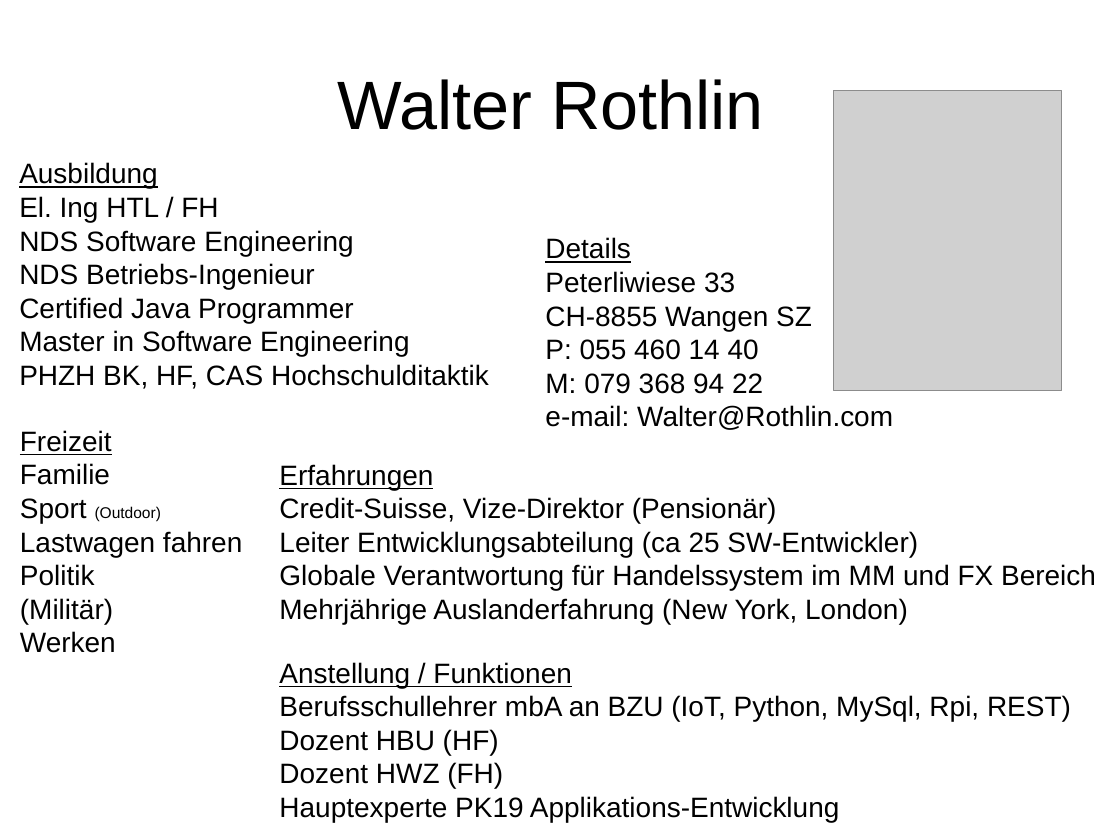
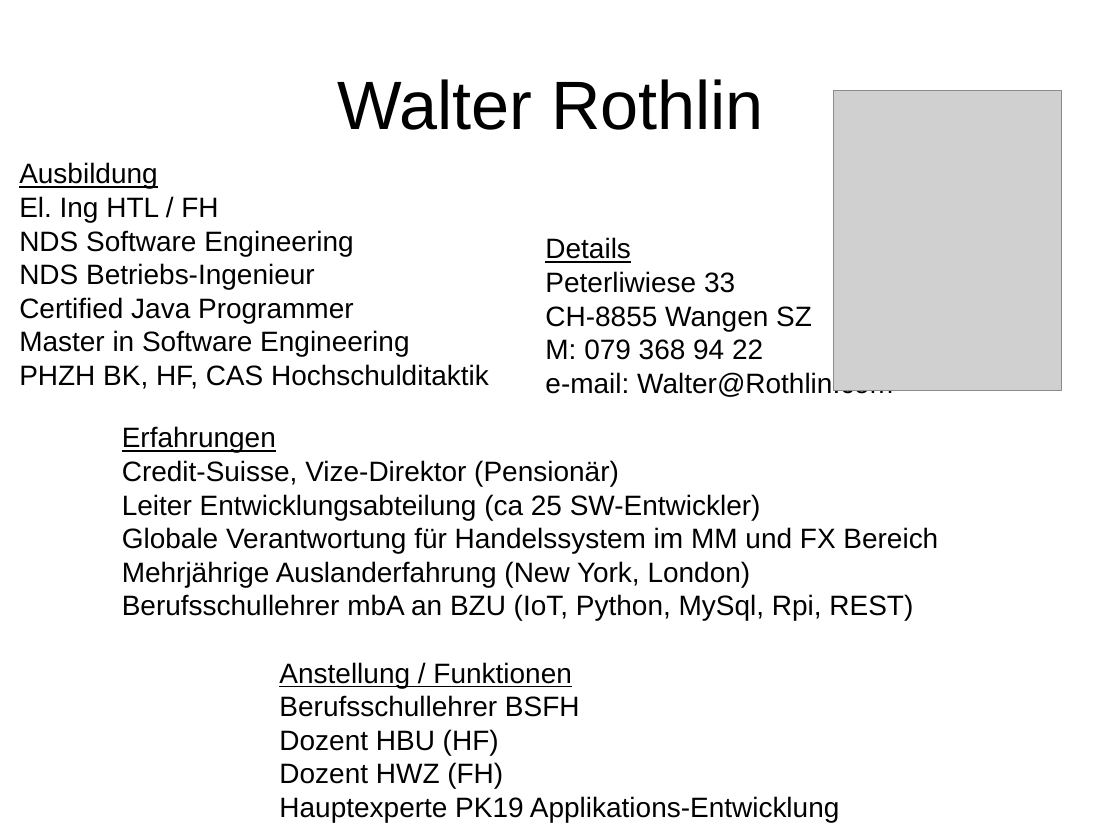
Before and after one commit to walter-rothlin/Source-Code, a slide deck: slide 2 of SchulungsUnterlagen/HWZ/WerBinIch.pptx. Drawn at 1120x840 pixels with LibreOffice and Linux fonts; fonts in the diff are those of the drawing; grey boxes stand for pictures. Boxes give left, top, right and bottom in pixels: in the first picture for what was removed or moved away, otherwise in the second. Text is boxed around its words. In the diff, an @@ line names an element or a change of style, - is before the commit and + after.

```diff
--- a/SchulungsUnterlagen/HWZ/WerBinIch.pptx
+++ b/SchulungsUnterlagen/HWZ/WerBinIch.pptx
@@ text at [545, 339, 759, 360]: paragraph removed @@
-P: 055 460 14 40
@@ text "Erfahrungen": place and size @@
-text "Erfahrungen" at [279, 464, 1096, 624]
+text "Erfahrungen" at [122, 426, 938, 621]
@@ text removed at [20, 430, 242, 653] @@
-Freizeit
-Familie
-Sport (Outdoor)
-Lastwagen fahren
-Politik
-(Militär)
-Werken
@@ text at [122, 594, 913, 621]: paragraph added @@
+Berufsschullehrer mbA an BZU (IoT, Python, MySql, Rpi, REST)
@@ text at [279, 695, 580, 717]: text changed @@
-Berufsschullehrer mbA an BZU (IoT, Python, MySql, Rpi, REST)
+Berufsschullehrer BSFH
```
Also in this commit, not shown: 5 other files.
